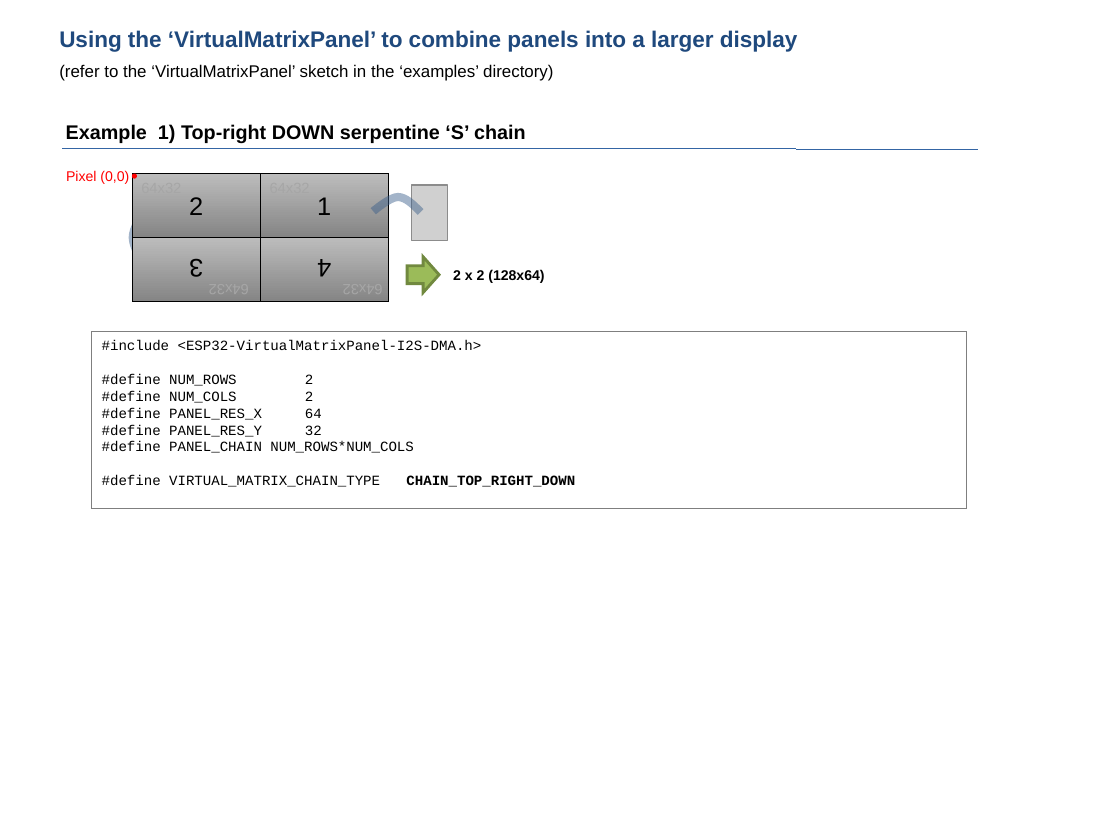
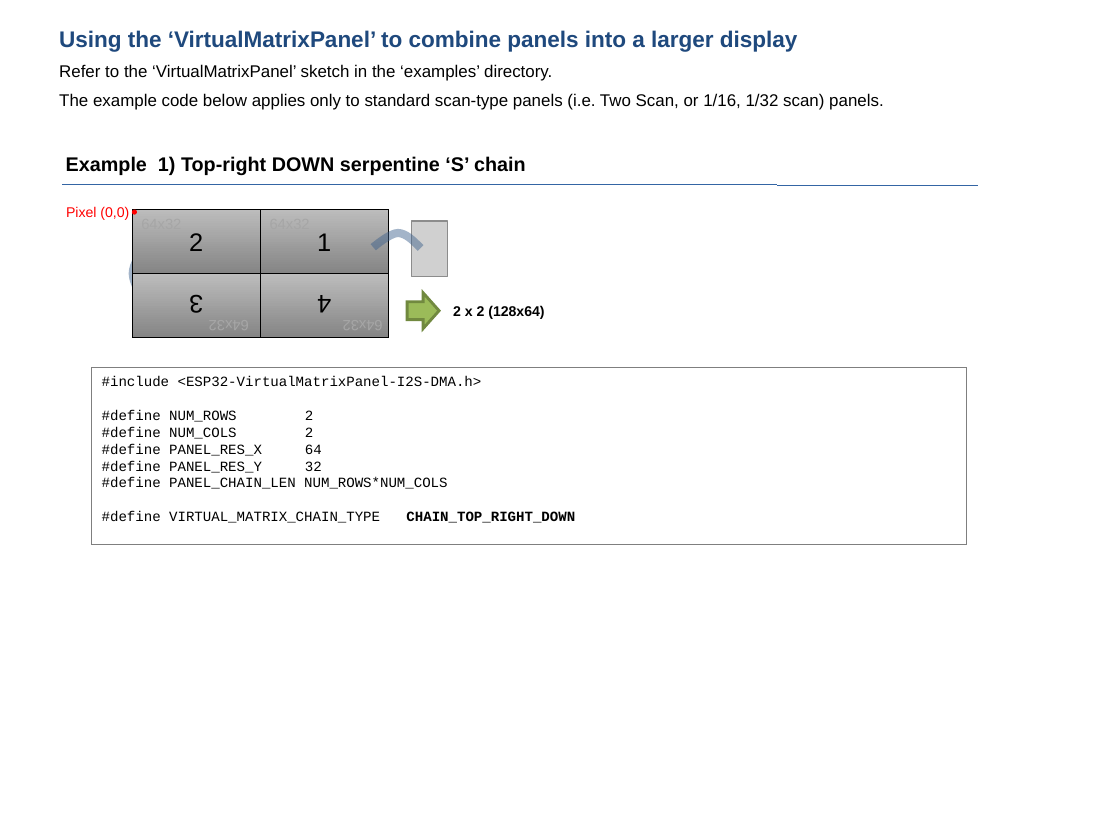
Before and after one commit to mrcodetastic/ESP32-HUB75-MatrixPanel-DMA, a slide deck: slide 1 of doc/VirtualMatrixPanel.odp. Drawn at 1120x840 pixels with LibreOffice and Linux fonts; fonts in the diff are those of the drawing; grey boxes stand for pictures. Boxes give left, top, right and bottom in pixels: in the first picture for what was removed or moved away, otherwise in the second. Text is boxed around its words. In the diff, an @@ line names an element or a change of style, - is before the commit and + after.

Commit message:
VirtualMatrixPanel_T
Initial release

```diff
--- a/doc/VirtualMatrixPanel.odp
+++ b/doc/VirtualMatrixPanel.odp
@@ text at (x1=59, y1=64, x2=883, y2=110): text changed @@
-(refer to the ‘VirtualMatrixPanel’ sketch in the ‘examples’ directory)
+Refer to the ‘VirtualMatrixPanel’ sketch in the ‘examples’ directory.
+The example code below applies only to standard scan-type panels (i.e. Two Scan, or 1/16, 1/32 scan) panels.
@@ text "Example 1) Top-right DOWN serpentine ..." moved from (x1=66, y1=124, x2=526, y2=144) to (x1=66, y1=156, x2=526, y2=176) @@
@@ 4 freeform shapes moved together from (x1=144, y1=259, x2=281, y2=277) to (x1=144, y1=234, x2=281, y2=252) @@
@@ 10 freeform shapes, 2 texts, 1 picture, 1 line moved together from (x1=63, y1=149, x2=978, y2=508) to (x1=63, y1=185, x2=978, y2=544) @@
@@ 4 freeform shapes moved together from (x1=144, y1=198, x2=281, y2=216) to (x1=144, y1=296, x2=281, y2=314) @@
@@ text in freeform shape at (x1=102, y1=477, x2=447, y2=489): text changed @@
-#define PANEL_CHAIN NUM_ROWS*NUM_COLS
+#define PANEL_CHAIN_LEN NUM_ROWS*NUM_COLS
```
Also in this commit, not shown: 3 other slides changed, 7 other files.
